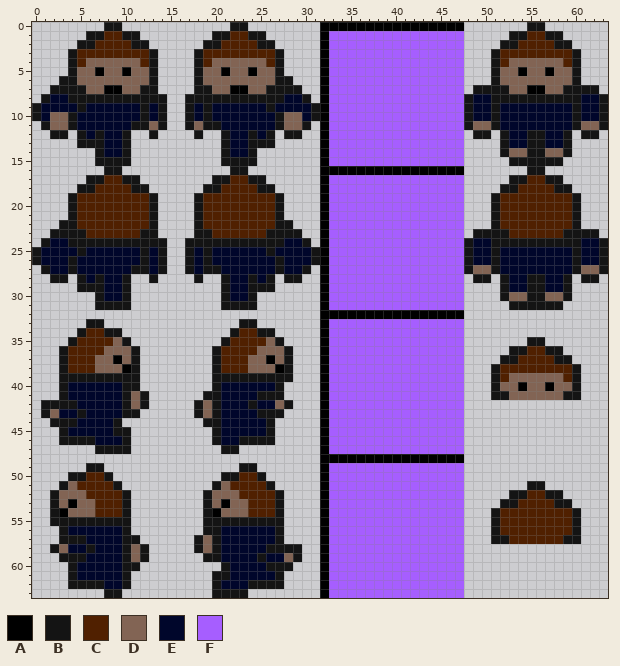
Two states of a pixel-art sprite, res/player.png. The first picture shows the starting point.
The file is 64x64 pixels. Pixels under 10% opacity are left out.
Palette (. is transparent): A #000000  B #141414  C #502000  D #826454  E #00062b  F #a65eff
Pixels before (only the part around the change), first column x 0:
20 ....BCCCCCCCCB....BCCCCCCCCB....AFFFFFFFFFFFFFFF...BCCCC
21 ....BCCCCCCCCB....BCCCCCCCCB....AFFFFFFFFFFFFFFF...BCCCC
22 ...BBCCCCCCCCB....BCCCCCCCCBB...AFFFFFFFFFFFFFFF...BCCCC
23 ..BBBBCCCCCCBB....BBCCCCCCBBBB..AFFFFFFFFFFFFFFF.BBBBCCC
24 .BEEBBBBBBBBBBB..BBBBBBBBBBBEEB.AFFFFFFFFFFFFFFFBEEBBBBB
25 BEEEEBEEEEEEBEB..BEBEEEEEEBEEEEBAFFFFFFFFFFFFFFFBEEBEEEE
26 BEEEBEEEEEEEBEB..BEBEEEEEEEBEEEBAFFFFFFFFFFFFFFFBEEBEEEE
27 .BEEBEEEEEEBBEB..BEBBEEEEEEBEEB.AFFFFFFFFFFFFFFFBDDBEEEE
28 ..BB.BEBEEB..B....B..BEEBEB.BB..AFFFFFFFFFFFFFFF.BB.BEEB
29 .....BBBEEB..........BEEBBB.....AFFFFFFFFFFFFFFF....BEEB
30 .......BEEB..........BEEB.......AFFFFFFFFFFFFFFF....BDDB
31 .......BBBB..........BBBB.......AFFFFFFFFFFFFFFF.....BBB
32 ................................AAAAAAAAAAAAAAAA........
33 ......BB...............BB.......AFFFFFFFFFFFFFFF........
34 .....BCCBB............BCCBB.....AFFFFFFFFFFFFFFF........
35 ....BCCCCDB..........BCCCCDB....AFFFFFFFFFFFFFFF.......B
36 ...BCCCCDDDB........BCCCCDDDB...AFFFFFFFFFFFFFFF.....BBC
37 ...BCCCDDADB........BCCCDDADB...AFFFFFFFFFFFFFFF....BBCC
38 ...BCCCDDDAB........BCCCDDDAB...AFFFFFFFFFFFFFFF...BCCCC
39 ...BBBBBBBBB........BBBBBBBBB...AFFFFFFFFFFFFFFF...BCDDD
40 ...BEEEEEEBB........BEEEEEEB....AFFFFFFFFFFFFFFF...BDDAD
41 ...BEEEEEEBDB......BBEEEEBBB....AFFFFFFFFFFFFFFF...BBDDD
42 .BBBBEEEEEBDB.....BDBEEEBEEDB...AFFFFFFFFFFFFFFF........
43 .BDEEBEEEEBB......BDBEEEEBBB....AFFFFFFFFFFFFFFF........
44 ..BBBEEEEB.........BBEEEEEB.....AFFFFFFFFFFFFFFF........
45 ...BEEEEEBB.........BEEEEEB.....AFFFFFFFFFFFFFFF........
46 ...BBBBEEEB.........BEEBBBB.....AFFFFFFFFFFFFFFF........
47 .......BBBB..........BB.........AFFFFFFFFFFFFFFF........
48 ................................AAAAAAAAAAAAAAAA........
49 ......BB...............BB.......AFFFFFFFFFFFFFFF........
50 ....BBCCB............BBCCB......AFFFFFFFFFFFFFFF........
51 ...BDCCCCB..........BDCCCCB.....AFFFFFFFFFFFFFFF.......B
52 ..BDDDCCCCB........BDDDCCCCB....AFFFFFFFFFFFFFFF.....BBC
53 ..BDADDCCCB........BDADDCCCB....AFFFFFFFFFFFFFFF....BBCC
54 ..BADDDCCCB........BADDDCCCB....AFFFFFFFFFFFFFFF...BCCCC
55 ..BBBBBBBBB........BBBBBBBBB....AFFFFFFFFFFFFFFF...BCCCC
56 ...BEEEEEEB........BBEEEEEEB....AFFFFFFFFFFFFFFF...BCCCC
57 ...BBBEEEEBB......BDBEEEEEEB....AFFFFFFFFFFFFFFF...BBCCC
58 ..BDEEBEEEBDB.....BDBEEEEEBBBB..AFFFFFFFFFFFFFFF........
59 ...BBBEEEEBDB......BBEEEEBEEDB..AFFFFFFFFFFFFFFF........
60 ....BEEEEEBB.........BEEEEBBB...AFFFFFFFFFFFFFFF........
61 ....BEEEEEB.........BBEEEEEB....AFFFFFFFFFFFFFFF........
62 ....BBBBEEB.........BEEEBBBB....AFFFFFFFFFFFFFFF........
63 ........BB..........BBBB........AFFFFFFFFFFFFFFF........
After the commit:
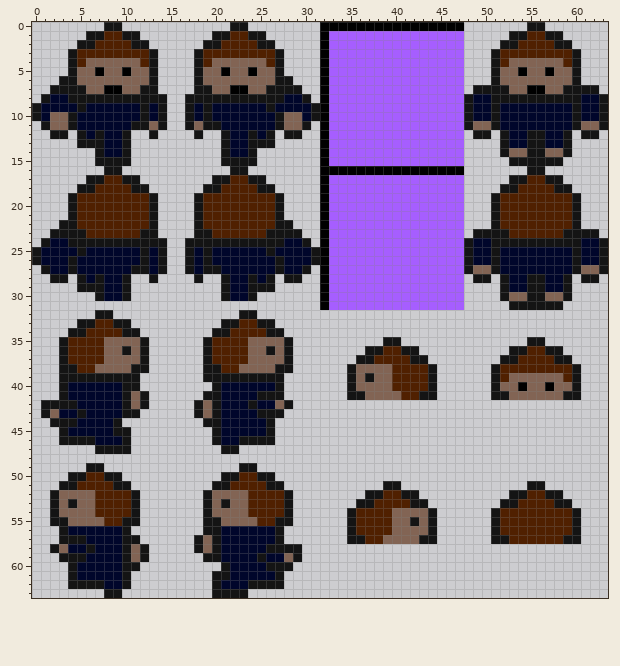
Difference:
The author put colour B in row 32 at x 7 to 8 and 23 to 24; in row 33 at x 5, 9 to 10, 21 to 22 and 25 to 26; in row 34 at x 4, 10 to 11, 20 to 21 and 27; in row 35 at x 3, 12, 19 and 28; in rows 36 to 38 at x 12 and 19; in row 39 at x 19.
The author put colour B in row 50 at x 9 and 26; in row 51 at x 10 and 27; in rows 52 to 55 at x 11 and 28.
Colour A becomes colour B in row 38 at x 27; in row 53 at x 4 and 21.
Colour C becomes colour B in row 38 at x 4.
Colour D becomes colour B in row 36 at x 10 and 26; in row 51 at x 4 and 21.
Colour F becomes colour B in row 35 at x 39 to 40; in row 36 at x 37 to 38 and 41 to 42; in row 37 at x 36 to 37 and 42 to 43; in row 38 at x 35 and 44; in row 39 at x 35, 37 and 44; in row 40 at x 35 and 44.
Colour F becomes colour B in row 41 at x 35 to 36 and 43 to 44; in row 51 at x 39 to 40; in row 52 at x 37 to 38 and 41 to 42; in row 53 at x 36 to 37 and 42 to 43; in row 54 at x 35 and 44; in row 55 at x 35, 42 and 44.
Colour F becomes colour B in row 56 at x 35 and 44; in row 57 at x 35 to 36 and 43 to 44.
The author put colour C in row 33 at x 8; in row 35 at x 20.
Colour B becomes colour C in row 33 at x 7 and 23 to 24; in row 34 at x 8 to 9, 22 and 25; in row 35 at x 4 and 21; in rows 36 to 37 at x 20; in rows 52 to 54 at x 10 and 27; in row 55 at x 8 to 9 and 25 to 26.
Colour D becomes colour C in row 37 at x 7.
Colour F becomes colour C in row 36 at x 39 to 40; in row 37 at x 38 to 41; in rows 38 to 40 at x 40 to 43; in row 41 at x 41 to 42; in row 52 at x 39 to 40; in row 53 at x 38 to 41.
Colour F becomes colour C in rows 54 to 56 at x 36 to 39; in row 57 at x 37 to 38.
The author put colour D in row 35 at x 11.
Colour A becomes colour D in row 37 at x 9 and 26; in row 38 at x 10; in row 54 at x 3 and 20.
Colour B becomes colour D in row 35 at x 10 and 27; in rows 36 to 37 at x 11; in row 55 at x 4 to 7 and 21 to 24.
Colour C becomes colour D in row 35 at x 8 and 24 to 25; in row 36 at x 24; in row 38 at x 23; in row 52 at x 6 and 23.
Colour F becomes colour D in row 38 at x 36 to 39; in row 39 at x 36 and 38 to 39; in row 40 at x 36 to 39; in row 41 at x 37 to 40; in row 54 at x 40 to 43; in row 55 at x 40 to 41 and 43.
Colour F becomes colour D in row 56 at x 40 to 43; in row 57 at x 39 to 42.
Colour A is removed in row 32 at x 32 to 47; in rows 33 to 47 at x 32; in row 48 at x 32 to 47; in rows 49 to 63 at x 32.
Colour B is removed in row 31 at x 7 to 10 and 21 to 24; in row 39 at x 28.
Colour F is removed in rows 33 to 34 at x 33 to 47; in row 35 at x 33 to 38 and 41 to 47; in row 36 at x 33 to 36 and 43 to 47; in row 37 at x 33 to 35 and 44 to 47; in rows 38 to 41 at x 33 to 34 and 45 to 47; in rows 42 to 47 at x 33 to 47.
Colour F is removed in rows 49 to 50 at x 33 to 47; in row 51 at x 33 to 38 and 41 to 47; in row 52 at x 33 to 36 and 43 to 47; in row 53 at x 33 to 35 and 44 to 47; in rows 54 to 57 at x 33 to 34 and 45 to 47; in rows 58 to 63 at x 33 to 47.
